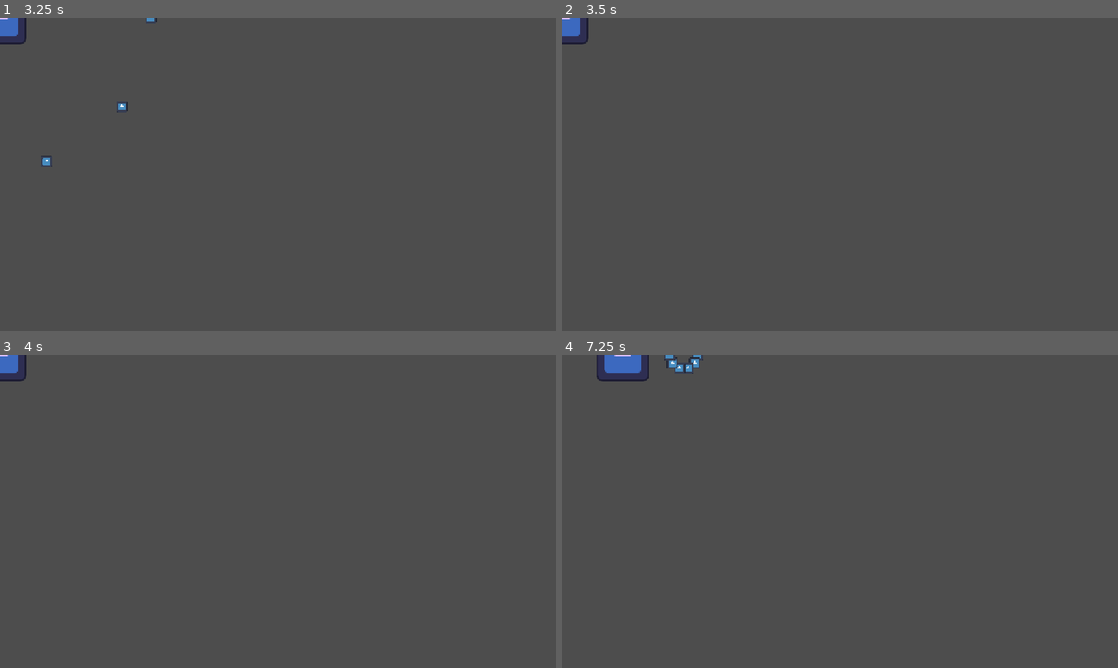
Above: before the commit, frames 1-4 (two rows, left to right).
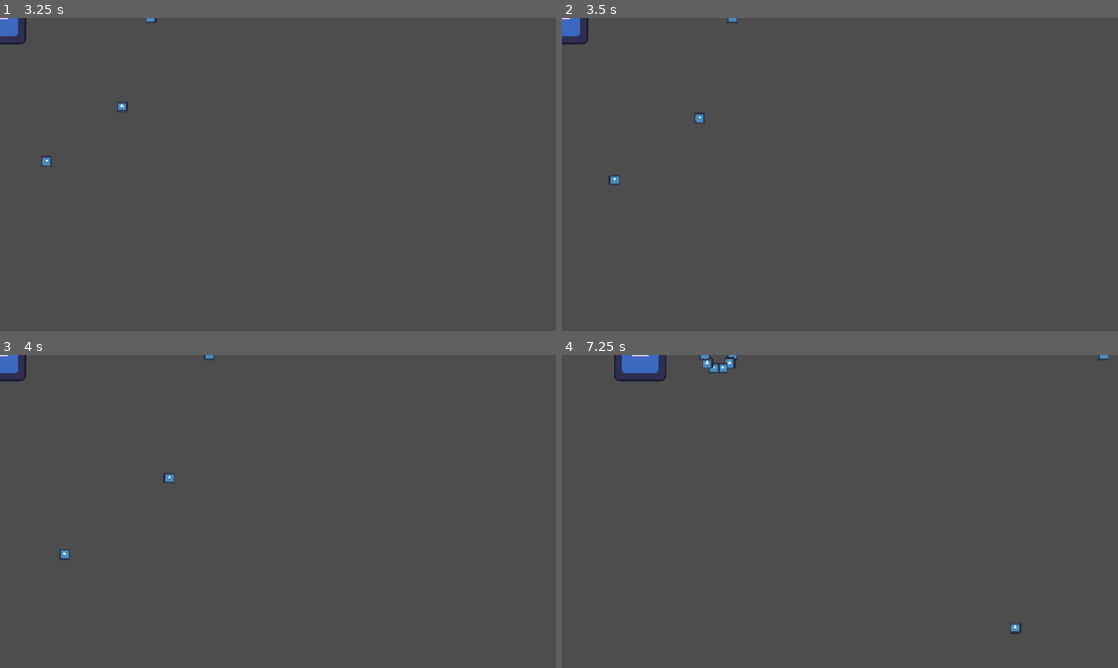
Above: after the commit, the same moments.

Repository: Herovero/CandlesOut
Game: Godot game, scene res://Scenes/enemy_boss.tscn
Same seed, same stepped clock (60 frames per second), same inputs: the game is played once before the commit and once after it. This scene is started directly instead of the project's main scene. The engine's default icon, where the game draws it, is replaced by a stand-in: a white triangle on a blue panel in a dark square.
Inputs:
- Up to frame 1 (3.25 s): tap Enter at 0.5 s; tap Space at 1.25 s
- Up to frame 2 (3.5 s): no input
- Up to frame 3 (4 s): no input
- Up to frame 4 (7.25 s): no input

Frame 1 is identical in both runs. In frame 2, less than 0.1% of the frame differs, in the area x 8-32%, y 0-54%; in frame 3, 0.1%; in frame 4, 1.1%, in the area x 6-99%, y 0-90%.

Commit message:
feat: add boss phase 2, improve dodge, projectiles

Diff:
--- a/Scripts/bomb.gd
+++ b/Scripts/bomb.gd
@@ -30,7 +30,9 @@
 	var targets = explosion_area.get_overlapping_bodies()
 	for target in targets:
 		if target.is_in_group("Enemies"):
-			if target.has_method("take_damage"):
+			if target.has_method("take_bomb_damage"):
+				target.take_bomb_damage(1.0)
+			elif target.has_method("take_damage"):
 				target.take_damage(10.0)
 		elif target.is_in_group("Players"):
 			SignalBus.emit_signal("take_damage", 3.0, target.input_prefix)
--- a/Scripts/enemy_boss.gd
+++ b/Scripts/enemy_boss.gd
@@ -9,7 +9,7 @@
 	ATTACK_CONE
 }
 
-@export var max_hp: float = 120.0
+@export var max_hp: float = 10.0
 @export var hurt_tint_color: Color = Color(1.0, 0.35, 0.35, 1.0)
 @export var hurt_tint_duration: float = 0.12
 
@@ -24,10 +24,13 @@
 @export var radial_recover: float = 0.5
 
 @export var charge_damage: float = 2.0
-@export var charge_speed: float = 280.0
+@export var charge_speed: float = 360.0
 @export var charge_windup: float = 0.45
 @export var charge_duration: float = 0.5
 @export var charge_knockback: float = 280.0
+@export var contact_damage: float = 1.0
+@export var phase_two_threshold: float = 3.0
+@export var phase_two_bomb_damage: float = 1.0
 
 @export var cone_damage: float = 2.0
 @export var cone_range: float = 180.0
@@ -36,6 +39,7 @@
 @export var cone_recover: float = 0.45
 
 var hp: float = 120.0
+var is_phase_two: bool = false
 var state: BossState = BossState.IDLE
 var state_time_left: float = 0.0
 var last_attack_state: BossState = BossState.IDLE
@@ -178,6 +182,7 @@
 	projectile.direction = dir
 	projectile.speed = projectile_speed
 	projectile.damage = dmg
+	projectile.lifetime = 99.0
 	projectile.owner_group = "Enemies"
 	projectile.target_group = "Players"
 	get_tree().current_scene.add_child(projectile)
@@ -230,17 +235,35 @@
 
 
 func take_damage(amount: float) -> void:
+	if is_phase_two:
+		return
+
 	hp = clamp(hp - amount, 0.0, max_hp)
 	if hp <= 0.0:
 		queue_free()
 		return
 
+	if hp <= phase_two_threshold:
+		hp = phase_two_threshold
+		is_phase_two = true
+
 	play_hurt_tint()
 
 
+func take_bomb_damage(amount: float = 1.0) -> void:
+	hp = clamp(hp - amount, 0.0, max_hp)
+	if hp <= 0.0:
+		queue_free()
+		return
+
+	play_hurt_tint()
+
+
 func _on_hitbox_body_entered(body: Node) -> void:
-	if not is_charging:
-		return
-
-	if body.is_in_group("Players") and body.has_method("receive_hit"):
+	if not body.is_in_group("Players") or not body.has_method("receive_hit"):
+		return
+
+	if is_charging:
 		body.receive_hit(charge_damage, charge_dir * charge_knockback, true)
+	else:
+		body.receive_hit(contact_damage)
